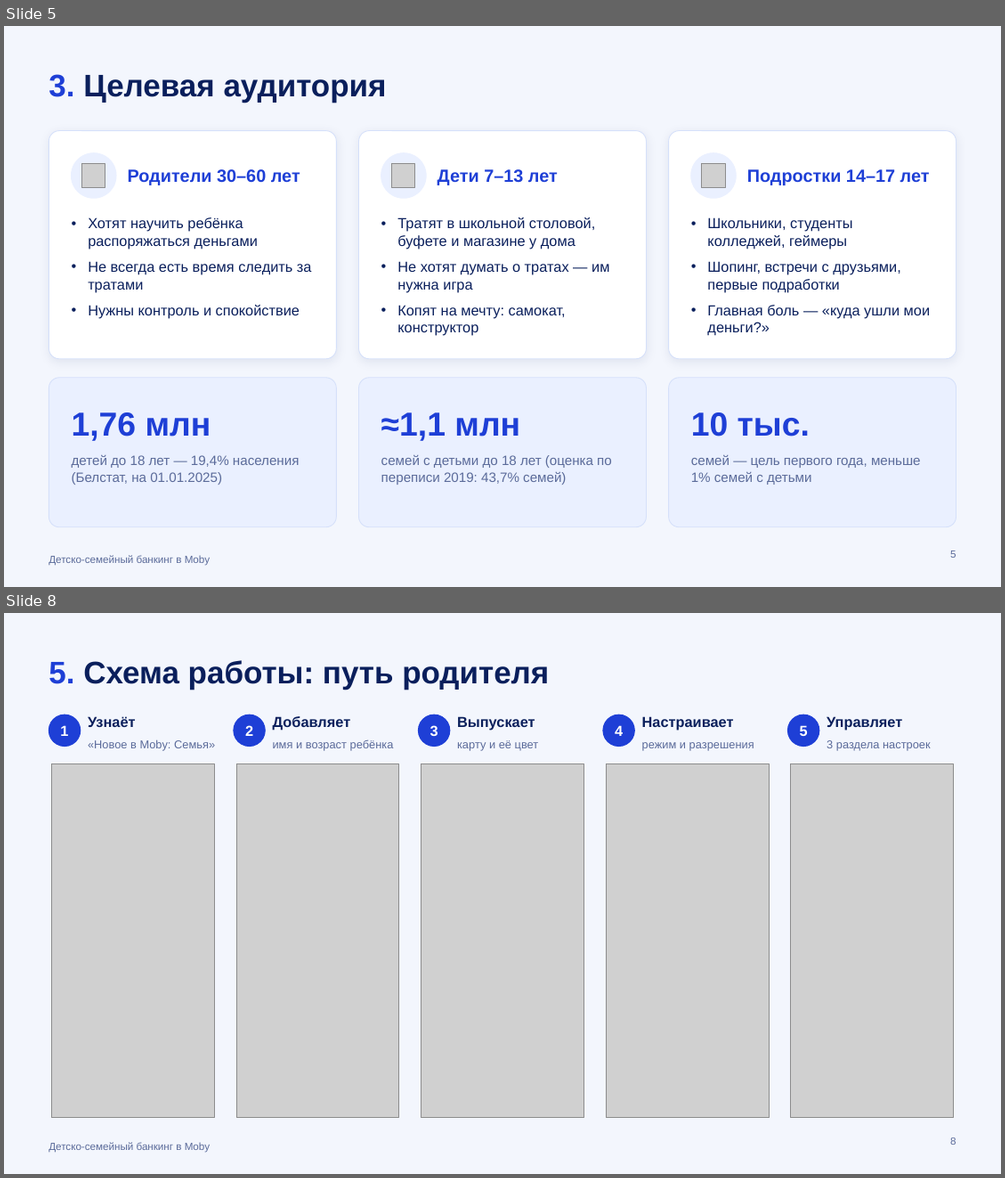
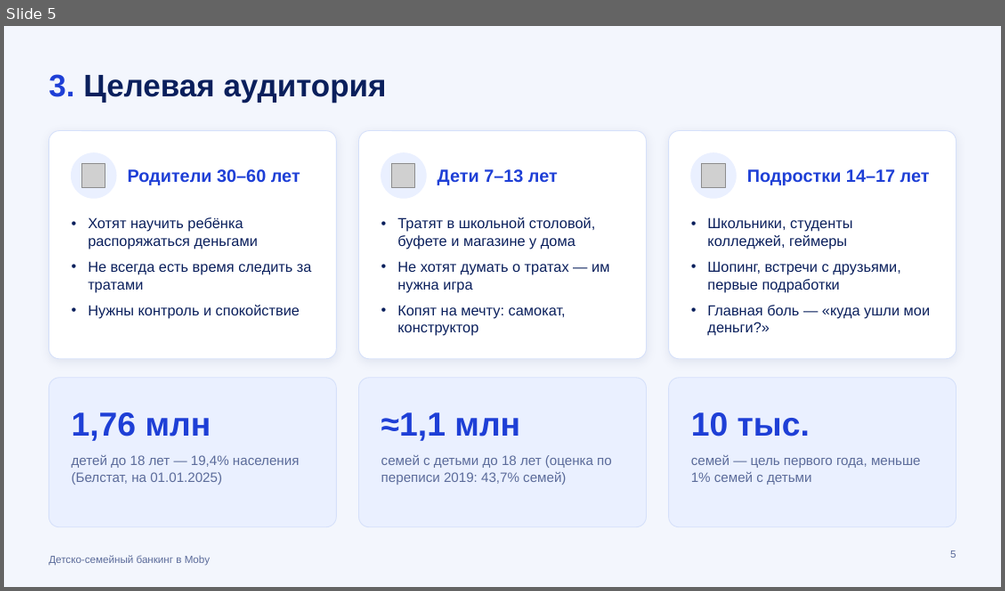
Before and after one commit to kvasiuum/hackatonmtbank, a slide deck: presentation/Moby_Семья_презентация.pptx. Shown one above the other, each under a label of ours: slides 5 and 8 before the commit, slide 5 after it; the slides between them are not shown. The pictures are 1005x1178 and 1005x591 pixels, drawn with LibreOffice and Linux fonts; fonts in the diff are those of the drawing; grey boxes stand for pictures. Boxes give left, top, right and bottom in pixels: in the first picture for what was removed or moved away, otherwise in the second. Text is boxed around its words. In the diff, an @@ line names an element or a change of style, - is before the commit and + after.

```diff
--- a/presentation/Moby_Семья_презентация.pptx
+++ b/presentation/Moby_Семья_презентация.pptx
@@ slide 8 removed at <box>4,613,1001,1174</box>, background #F3F6FD; not listed: 1 template element that a slide beside it also shows @@
@@ title removed at <box>48,660,549,690</box> @@
-5. Схема работы: путь родителя
@@ ellipse removed at <box>48,714,81,747</box> @@
@@ text removed at <box>88,716,136,727</box> @@
-Узнаёт
@@ ellipse removed at <box>234,714,265,747</box> @@
@@ text removed at <box>273,716,351,730</box> @@
-Добавляет
@@ ellipse removed at <box>418,714,450,747</box> @@
@@ text removed at <box>457,716,535,730</box> @@
-Выпускает
@@ ellipse removed at <box>603,714,634,747</box> @@
@@ text removed at <box>642,716,734,730</box> @@
-Настраивает
@@ ellipse removed at <box>788,714,819,747</box> @@
@@ text removed at <box>826,716,902,730</box> @@
-Управляет
@@ text removed at <box>60,725,68,736</box> @@
-1
@@ text removed at <box>88,740,215,750</box> @@
-«Новое в Moby: Семья»
@@ text removed at <box>245,725,253,736</box> @@
-2
@@ text removed at <box>273,739,394,750</box> @@
-имя и возраст ребёнка
@@ text removed at <box>430,725,438,736</box> @@
-3
@@ text removed at <box>457,740,539,750</box> @@
-карту и её цвет
@@ text removed at <box>615,725,623,736</box> @@
-4
@@ text removed at <box>642,742,754,750</box> @@
-режим и разрешения
@@ text removed at <box>800,726,808,736</box> @@
-5
@@ text removed at <box>826,740,930,750</box> @@
-3 раздела настроек
@@ picture removed at <box>52,764,215,1117</box> @@
@@ picture removed at <box>236,764,399,1117</box> @@
@@ picture removed at <box>421,764,584,1117</box> @@
@@ picture removed at <box>606,764,769,1117</box> @@
@@ picture removed at <box>791,764,954,1117</box> @@
@@ page number removed at <box>950,1137,955,1144</box> @@
-8
```
Also in this commit, not shown: 10 slides changed, 8 slides added, 2 other slides removed, 10 other files.
